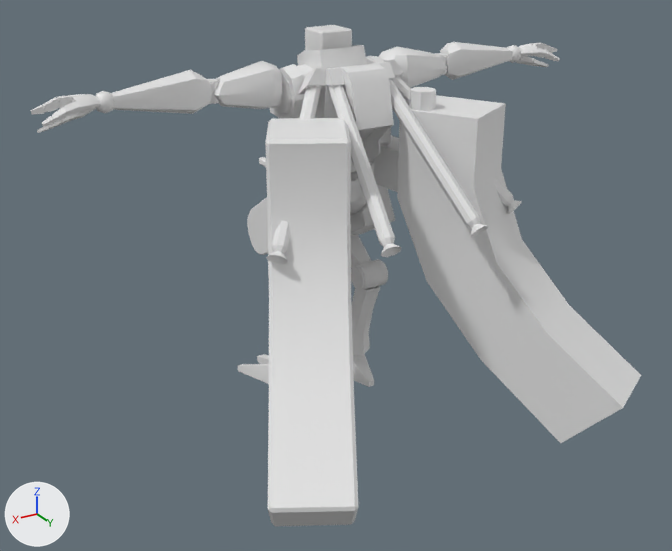
The Blender file Game/Assets/SAGYO/char/m_exBone.blend as it was, and as the next commit left it.
Both versions are drawn from a 50 mm camera at (20.1, 34.3, 22.5) aimed at (1.8, 3.8, 7.3). The axes (+X, +Y, +Z) are drawn at lower left. The lights are the same throughout.

Objects in the first picture: 'Backpack', 'Cube.001', 'WaistGun', 'm_arm1', 'm_arm2', 'm_body', 'm_foot1', 'm_foot3', 'm_foot4', 'm_hand', 'm_head', 'm_heel'.
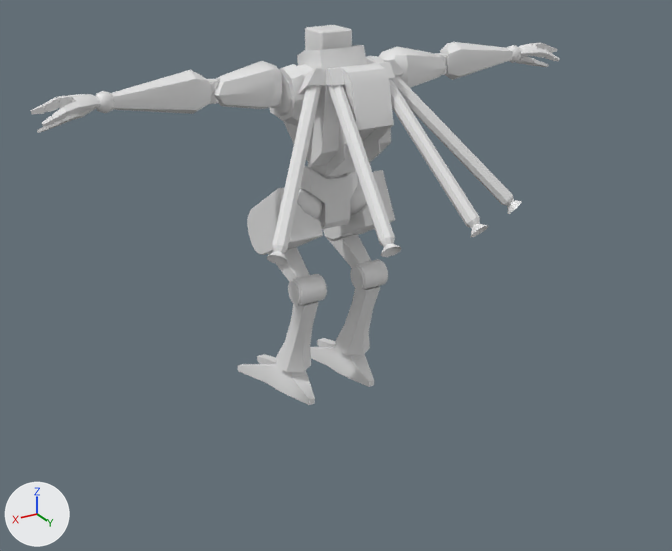
Diff of the bpy script that builds the scene:
```diff
--- a/Game/Assets/SAGYO/char/m_exBone.blend.py
+++ b/Game/Assets/SAGYO/char/m_exBone.blend.py
@@ ob_waistgun @@
 ob_waistgun.location = (1.88, -0.02, 10.91)
+ob_waistgun.hide_set(True)
@@ ob_cube_001 @@
 ob_cube_001.scale = (-1.0, 1.0, 1.0)
+ob_cube_001.hide_set(True)
```

Pixel boxes (x1, y1, x2, y2) of what changed, in the pictures (672 x 551 px):
'Cube.001', hidden: before (350, 87, 641, 443)
'WaistGun', hidden: before (259, 118, 358, 526)
'm_foot3', unchanged, uncovered by the edit: before (352, 286, 380, 355); after (276, 286, 380, 372)
'm_foot4', unchanged, uncovered by the edit: before (238, 354, 374, 387); after (238, 338, 374, 405)
